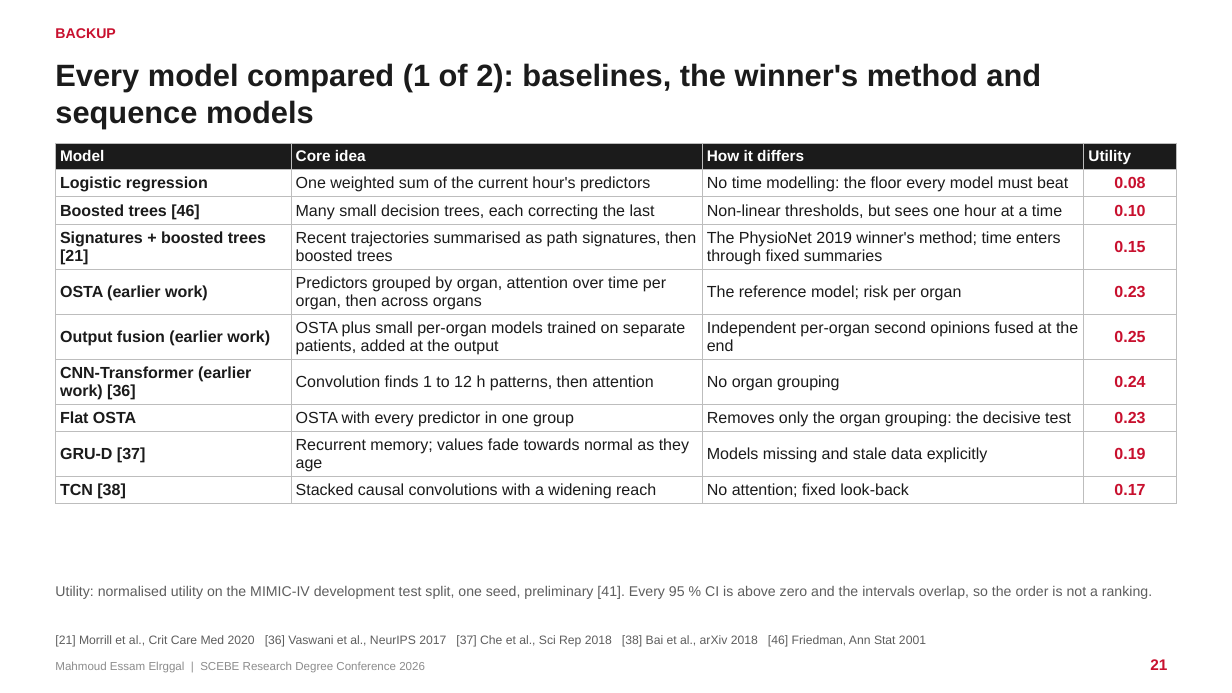
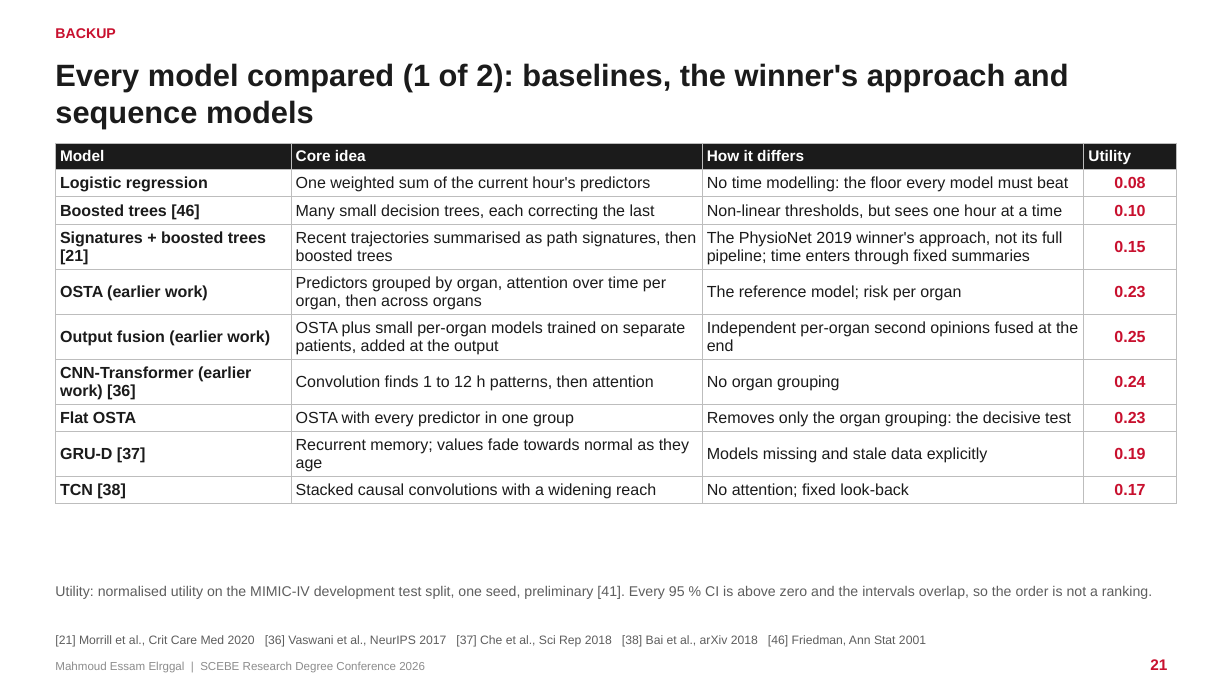
Before and after one commit to mahmoudddj/datasciencecoursera1, a slide deck: slide 21 of dev/presentation/Elrggal_Mahmoud_SCEBE2026.pptx. Drawn at 1232x693 pixels with LibreOffice and Linux fonts; fonts in the diff are those of the drawing. Boxes give left, top, right and bottom in pixels: in the first picture for what was removed or moved away, otherwise in the second. Text is boxed around its words. In the diff, an @@ line names an element or a change of style, - is before the commit and + after.

```diff
--- a/dev/presentation/Elrggal_Mahmoud_SCEBE2026.pptx
+++ b/dev/presentation/Elrggal_Mahmoud_SCEBE2026.pptx
@@ title at (55,63,1069,128): text changed @@
-Every model compared (1 of 2): baselines, the winner's method and sequence models
+Every model compared (1 of 2): baselines, the winner's approach and sequence models
@@ table at (55,143,1177,503) @@
-row 4, column 3: The PhysioNet 2019 winner's method; time enters through fixed summaries
+row 4, column 3: The PhysioNet 2019 winner's approach, not its full pipeline; time enters through fixed summaries
```
Also in this commit, not shown: 3 other slides changed, 7 other files.
